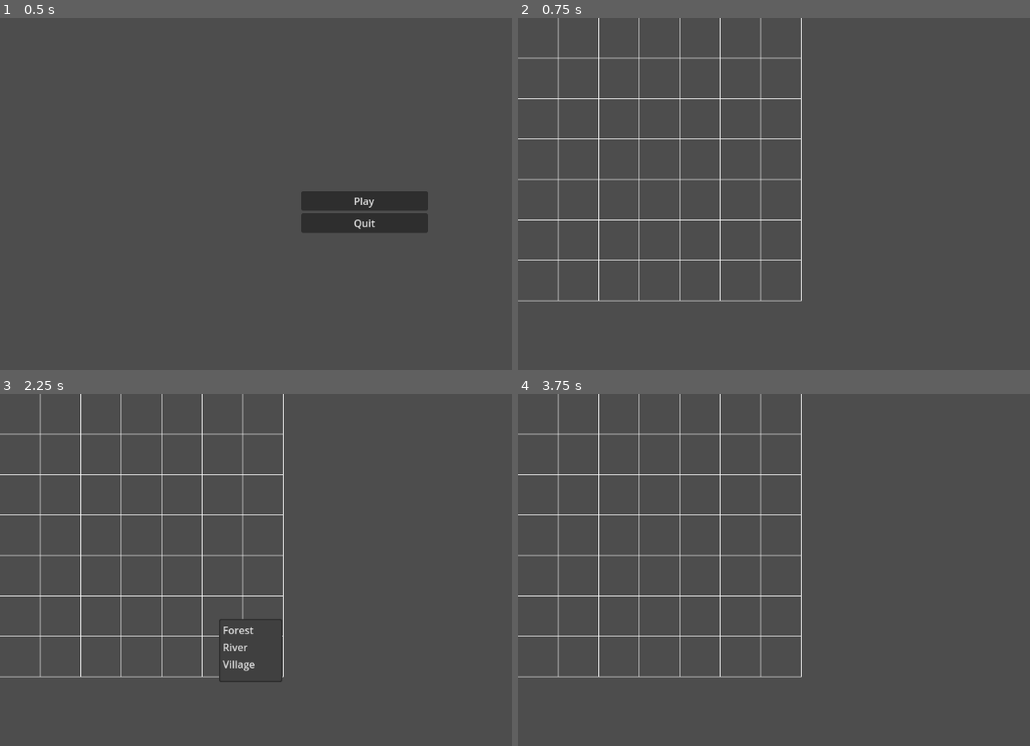
Above: before the commit, frames 1-4 (two rows, left to right).
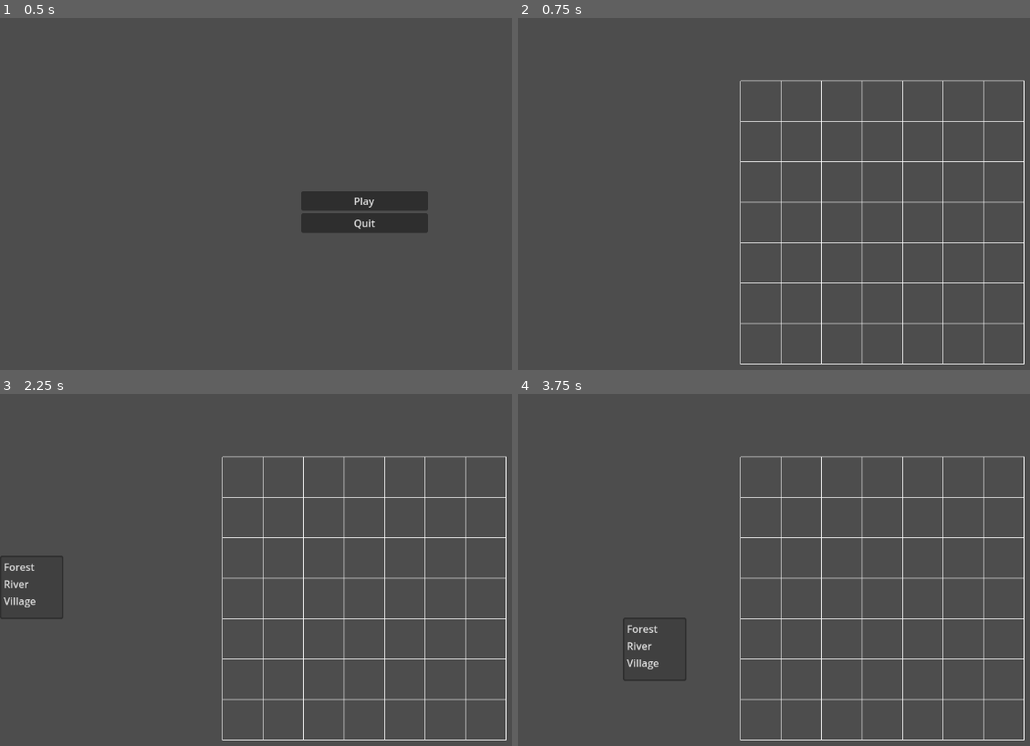
Above: after the commit, the same moments.

Repository: CloneDeath/TCGGame
Game: Godot game, scene res://Scenes/MainMenu.tscn
Same seed, same stepped clock (60 frames per second), same inputs: the game is played once before the commit and once after it.
Inputs (mouse positions are in pixels of both pictures, inside the frame that each line leads up to):
- Up to frame 1 (0.5 s): no input
- Up to frame 2 (0.75 s): click "Play" at 0.5 s
- Up to frame 3 (2.25 s): tap Enter (ui_accept) at 1.25, 1.52, 2 s; move the mouse to (outside the picture) at 1.27 s; click (outside the picture) at 1.42 s; move the mouse to (220, 619) at 2.02 s; click (220, 619) at 2.17 s
- Up to frame 4 (3.75 s): tap Enter (ui_accept) at 2.27, 2.75, 3.5 s; move the mouse to (953, 510) at 2.77 s; click (953, 510) at 2.92 s; move the mouse to (845, 679) at 3.52 s; click (845, 679) at 3.67 s

Frame 1 is identical in both runs. In frame 2, 5.5% of the frame differs, in the area x 0-99%, y 0-99%; in frame 3, 6.0%; in frame 4, 5.8%.

Commit message:
Center battlefield grid

Diff:
--- a/Scenes/Battlefield.gd
+++ b/Scenes/Battlefield.gd
@@ -24,6 +24,11 @@
         build_menu.add_item(name)
     build_menu.connect("id_pressed", _on_build_menu_id_pressed)
 
+    # Center the battlefield within the viewport
+    var viewport_size = get_viewport_rect().size
+    var grid_pixel_size = Vector2(grid_size) * cell_size
+    position = (viewport_size - grid_pixel_size) / 2
+
 func _draw():
     var width = grid_size.x
     var height = grid_size.y
@@ -41,7 +46,7 @@
 
 func _input(event):
     if event is InputEventMouseButton and event.button_index == MOUSE_BUTTON_LEFT and event.pressed:
-        var pos = event.position
+        var pos = to_local(event.position)
         var cell = Vector2i(int(pos.x / cell_size.x), int(pos.y / cell_size.y))
         if cell.x < 0 or cell.y < 0 or cell.x >= grid_size.x or cell.y >= grid_size.y:
             return
